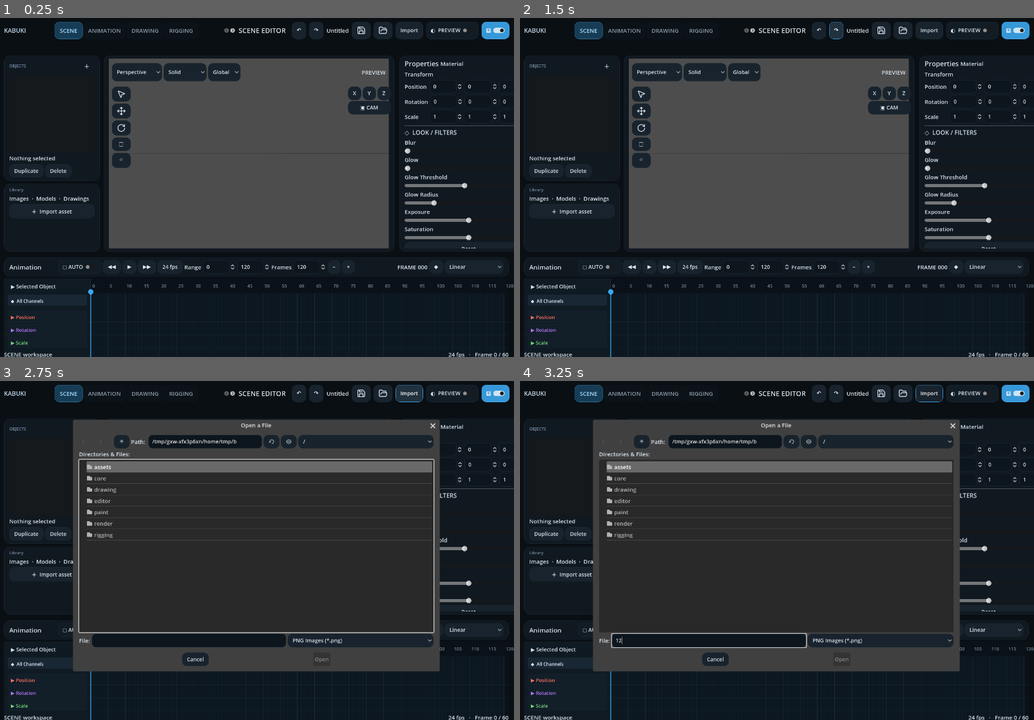
Above: before the commit, frames 1-4 (two rows, left to right).
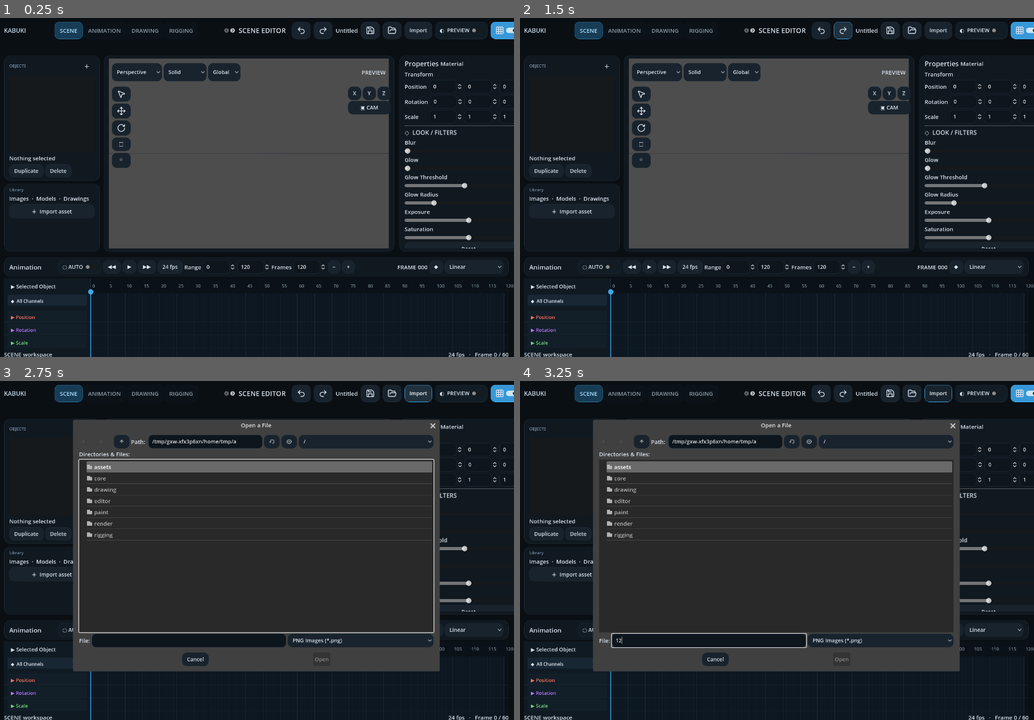
Above: after the commit, the same moments.

Repository: Onnevan/Kabuki
Game: Godot game, scene res://editor/main.tscn
The game is run twice, just before and just after one commit, with the same random seed, the same clock (stepped at 60 frames per second) and the same inputs.
Inputs (mouse positions are in pixels of both pictures, inside the frame that each line leads up to; where the layout moved, square brackets give the same spot in the first picture):
- Up to frame 1 (0.25 s): no input
- Up to frame 2 (1.5 s): click (823, 31) [818, 31] at 0.5 s; click (843, 31) [838, 31] at 1.25 s
- Up to frame 3 (2.75 s): click "Import" at 2 s
- Up to frame 4 (3.25 s): click (710, 642) at 2.77 s; type "12" at 2.85 s

The runs differ from the first frame. In frame 1, 0.8% of the frame differs, in the area x 57-100%, y 1-7%; in frame 2, 0.9%; in frame 3, 0.9%, in the area x 45-100%, y 1-20%; in frame 4, 0.9%.

Commit message:
Finish primary Lucide icon migration

Diff:
--- a/editor/main.tscn
+++ b/editor/main.tscn
@@ -59,11 +59,11 @@
 size_flags_horizontal=3
 [node name="UndoPaint" type="Button" parent="TopBar"]
 unique_name_in_owner=true
-text="↶"
+icon=ExtResource("8")
 tooltip_text="Undo paint (Ctrl+Z)"
 [node name="RedoPaint" type="Button" parent="TopBar"]
 unique_name_in_owner=true
-text="↷"
+icon=ExtResource("9")
 tooltip_text="Redo paint (Ctrl+Shift+Z)"
 
 [node name="ProjectName" type="Label" parent="TopBar"]
@@ -83,7 +83,8 @@
 text="Preview"
 [node name="GridToggle" type="CheckButton" parent="TopBar"]
 unique_name_in_owner=true
-text="▦"
+icon=ExtResource("13")
+tooltip_text="Toggle grid"
 button_pressed=true
 
 [node name="LeftPanel" type="VBoxContainer" parent="."]
